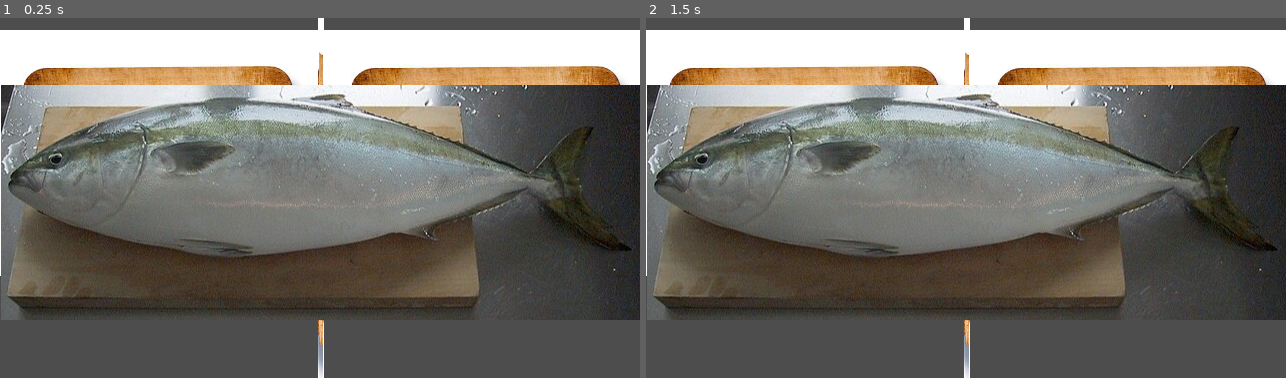
Above: before the commit, frames 1-2 (left to right).
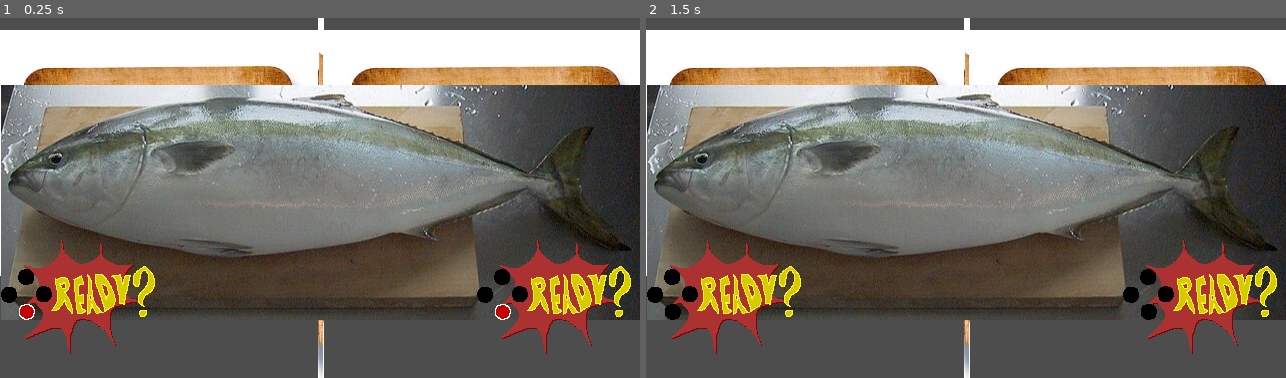
Above: after the commit, the same moments.

Repository: Fullbust505/GameJam2026
Game: Godot game, scene res://scenes/cam_template.tscn
The game is run twice, just before and just after one commit, with the same random seed, the same clock (stepped at 60 frames per second) and the same inputs.
Inputs:
- Up to frame 1 (0.25 s): no input
- Up to frame 2 (1.5 s): no input

The runs differ from the first frame. In frame 1, 6.2% of the frame differs, in the area x 0-99%, y 61-94%; in frame 2, 6.2%.

Commit message:
save system

Diff:
--- /dev/null
+++ b/monsieur-monstre-jeux/game_state.json
@@ -0,0 +1,30 @@
+{
+	"players": {
+		"p1": {
+			"money": 0.0,
+			"organ_number": 6.0,
+			"organs": {
+				"arms": true,
+				"eyes": true,
+				"heart": true,
+				"legs": true,
+				"lungs": true,
+				"pancreas": true
+			},
+			"score": 0.0
+		},
+		"p2": {
+			"money": 0.0,
+			"organ_number": 6.0,
+			"organs": {
+				"arms": true,
+				"eyes": true,
+				"heart": true,
+				"legs": true,
+				"lungs": true,
+				"pancreas": true
+			},
+			"score": 0.0
+		}
+	}
+}
--- a/monsieur-monstre-jeux/project.godot
+++ b/monsieur-monstre-jeux/project.godot
@@ -19,6 +19,7 @@
 
 window/size/viewport_width=640
 window/size/viewport_height=360
+window/stretch/aspect="expand"
 
 [input]
 
--- a/monsieur-monstre-jeux/scenes/cam_template.tscn
+++ b/monsieur-monstre-jeux/scenes/cam_template.tscn
@@ -4,6 +4,75 @@
 [ext_resource type="PackedScene" uid="uid://duj8xj1kbg5w8" path="res://scenes/cuisine_level.tscn" id="2_aep5y"]
 [ext_resource type="Texture2D" uid="uid://cp1xeoun8ih63" path="res://sprites/cutting board.jpg" id="3_rcbem"]
 [ext_resource type="Texture2D" uid="uid://66s4ikqhwo6s" path="res://sprites/500px-Seriola_on_cutting_board.png" id="4_rcbem"]
+[ext_resource type="Texture2D" uid="uid://b2b1s0ung34ie" path="res://assets/sprites/ready.png" id="5_ju86i"]
+
+[sub_resource type="AtlasTexture" id="AtlasTexture_ju86i"]
+atlas = ExtResource("5_ju86i")
+region = Rect2(336, 0, 168, 128)
+
+[sub_resource type="AtlasTexture" id="AtlasTexture_pcx2e"]
+atlas = ExtResource("5_ju86i")
+region = Rect2(0, 0, 168, 128)
+
+[sub_resource type="AtlasTexture" id="AtlasTexture_6e2um"]
+atlas = ExtResource("5_ju86i")
+region = Rect2(168, 0, 168, 128)
+
+[sub_resource type="SpriteFrames" id="SpriteFrames_qs1bp"]
+animations = [{
+"frames": [{
+"duration": 1.0,
+"texture": SubResource("AtlasTexture_ju86i")
+}],
+"loop": true,
+"name": &"ready",
+"speed": 5.0
+}, {
+"frames": [{
+"duration": 1.0,
+"texture": SubResource("AtlasTexture_pcx2e")
+}, {
+"duration": 1.0,
+"texture": SubResource("AtlasTexture_6e2um")
+}],
+"loop": true,
+"name": &"waiting",
+"speed": 4.0
+}]
+
+[sub_resource type="AtlasTexture" id="AtlasTexture_7kplc"]
+atlas = ExtResource("5_ju86i")
+region = Rect2(336, 0, 168, 128)
+
+[sub_resource type="AtlasTexture" id="AtlasTexture_h8800"]
+atlas = ExtResource("5_ju86i")
+region = Rect2(0, 0, 168, 128)
+
+[sub_resource type="AtlasTexture" id="AtlasTexture_kp0td"]
+atlas = ExtResource("5_ju86i")
+region = Rect2(168, 0, 168, 128)
+
+[sub_resource type="SpriteFrames" id="SpriteFrames_8dd3u"]
+animations = [{
+"frames": [{
+"duration": 1.0,
+"texture": SubResource("AtlasTexture_7kplc")
+}],
+"loop": true,
+"name": &"ready",
+"speed": 5.0
+}, {
+"frames": [{
+"duration": 1.0,
+"texture": SubResource("AtlasTexture_h8800")
+}, {
+"duration": 1.0,
+"texture": SubResource("AtlasTexture_kp0td")
+}],
+"loop": true,
+"name": &"waiting",
+"speed": 4.0
+}]
 
 [node name="Node" type="Node" unique_id=1193111562]
 script = ExtResource("1_n5pg7")
@@ -23,12 +92,6 @@
 [node name="P1Cam" type="Camera2D" parent="HBoxContainer/P1_view_container/P1_view" unique_id=1998250280]
 
 [node name="Level" parent="HBoxContainer/P1_view_container/P1_view" unique_id=2062969420 instance=ExtResource("2_aep5y")]
-
-[node name="Sprite2D" type="Sprite2D" parent="HBoxContainer" unique_id=307835672]
-position = Vector2(321, 179)
-rotation = 3.1415927
-scale = Vector2(0.01, -1)
-texture = ExtResource("3_rcbem")
 
 [node name="P2_view_container" type="SubViewportContainer" parent="HBoxContainer" unique_id=1012394501]
 layout_mode = 2
@@ -53,10 +116,27 @@
 horizontal_alignment = 1
 vertical_alignment = 1
 
+[node name="Sprite2D" type="Sprite2D" parent="." unique_id=307835672]
+position = Vector2(321, 179)
+rotation = -3.1415925
+scale = Vector2(0.01, -1)
+texture = ExtResource("3_rcbem")
+
 [node name="tuto" type="Sprite2D" parent="." unique_id=1217964979]
+z_index = 1
 position = Vector2(321, 185)
 texture = ExtResource("4_rcbem")
 
-[node name="p1readiness" type="Sprite2D" parent="." unique_id=1748155364]
+[node name="p1readiness" type="AnimatedSprite2D" parent="." unique_id=2005211767]
+z_index = 2
+position = Vector2(84, 280)
+sprite_frames = SubResource("SpriteFrames_qs1bp")
+animation = &"waiting"
+autoplay = "waiting"
 
-[node name="p2readiness" type="Sprite2D" parent="." unique_id=1895988079]
+[node name="p2readiness" type="AnimatedSprite2D" parent="." unique_id=1642119897]
+z_index = 2
+position = Vector2(560, 280)
+sprite_frames = SubResource("SpriteFrames_8dd3u")
+animation = &"waiting"
+autoplay = "waiting"
--- a/monsieur-monstre-jeux/scripts/cut_logic.gd
+++ b/monsieur-monstre-jeux/scripts/cut_logic.gd
@@ -5,6 +5,8 @@
 @onready var p1_readiness = $"../../../../p1readiness"
 @onready var p2_readiness = $"../../../../p2readiness"
 @export var number_of_cuts = randi_range(3, 9)
+var json_path = "res://game_state.json"
+var gamestate : Dictionary = {}
 
 var timeouts = 0
 var p1_ready = false
@@ -13,6 +15,9 @@
 var finish_p2 = false
 
 func _ready() -> void:
+	open_json(json_path)
+	p1_readiness.animation = "waiting"
+	p2_readiness.animation = "waiting"
 	timer.wait_time = 4
 	print(number_of_cuts)
 
@@ -70,22 +75,49 @@
 
 	if p2_diff < p1_diff:
 		winner = "p2"
+		gamestate["players"]["p2"]["score"]+=1
+		gamestate["players"]["p2"]["money"]+=300
 	else :
-		winner = "p1"
+		gamestate["players"]["p1"]["score"]+=1
+		gamestate["players"]["p1"]["money"]+=300
 
 	print(p1_cuts)
 	print(p2_cuts)
 	print(p1_diff)
 	print(p2_diff)
 	print(winner)
+	print(gamestate)
+
+	write_json(gamestate)
 
 
 func _on_p1_ready() -> void:
 	p1_ready = true
+	p1_readiness.animation = "ready"
 func _on_p2_ready() -> void:
 	p2_ready = true
+	p2_readiness.animation = "ready"
 
 func _on_finish_p1() -> void:
 	finish_p1=true
 func _on_finish_p2() -> void:
 	finish_p2 = true
+
+func open_json(json_path):
+	var file = FileAccess.open(json_path, FileAccess.READ)
+
+	var json = file.get_as_text()
+	var json_object = JSON.new()
+
+	json_object.parse(json)
+	gamestate = json_object.data
+	file.close()
+	print(gamestate)
+
+
+func write_json(gamestate):
+	var file = FileAccess.open("res://game_state_new.json", FileAccess.WRITE)
+	var json_text = JSON.stringify(gamestate, '\t')
+
+	file.store_string(json_text)
+	file.close()
--- a/monsieur-monstre-jeux/scripts/cut_p1.gd
+++ b/monsieur-monstre-jeux/scripts/cut_p1.gd
@@ -8,11 +8,15 @@
 signal ready_p1
 signal finish_p1
 
+
+func _ready() -> void:
+	pass
+
 # Called every frame. 'delta' is the elapsed time since the previous frame.
 func _physics_process(delta: float) -> void:
 	if not timer.is_stopped():
 		input_velocity = Vector2.ZERO
-		if Input.is_joy_button_pressed(player_index, JOY_BUTTON_A) and Input.is_action_just_pressed("game_main_button") and cut_positions.size() < minigame.number_of_cuts-1:
+		if Input.is_joy_button_pressed(player_index, JOY_BUTTON_A) and Input.is_action_just_pressed("game_main_button") and cut_positions.size() < minigame.number_of_cuts-1 and minigame.timeouts==1:
 			cut_positions.append(position.x)
 			print(cut_positions)
 		input_velocity += Input.get_joy_axis(player_index, JOY_AXIS_LEFT_X) * Vector2.RIGHT * 200
--- a/monsieur-monstre-jeux/scripts/cut_p2.gd
+++ b/monsieur-monstre-jeux/scripts/cut_p2.gd
@@ -12,7 +12,7 @@
 func _physics_process(delta: float) -> void:
 	if not timer.is_stopped():
 		input_velocity = Vector2.ZERO
-		if Input.is_joy_button_pressed(player_index, JOY_BUTTON_A) and Input.is_action_just_pressed("game_main_button") and cut_positions.size() < minigame.number_of_cuts-1:
+		if Input.is_joy_button_pressed(player_index, JOY_BUTTON_A) and Input.is_action_just_pressed("game_main_button") and cut_positions.size() < minigame.number_of_cuts-1 and minigame.timeouts==1:
 			cut_positions.append(position.x)
 			print(cut_positions)
 		input_velocity += Input.get_joy_axis(player_index, JOY_AXIS_LEFT_X) * Vector2.RIGHT * 200
Not shown, added: monsieur-monstre-jeux/assets/sfx/British_troops_may_have_received_contaminated_blood_from_American_donors.ogg.mp3.import
Not shown, added: monsieur-monstre-jeux/assets/sfx/ambience.mp3.import
Not shown, added: monsieur-monstre-jeux/assets/sfx/bubble.mp3.import
Not shown, added: monsieur-monstre-jeux/assets/sprites/arm.png.import
Not shown, added: monsieur-monstre-jeux/assets/sprites/back.png.import
Not shown, added: monsieur-monstre-jeux/assets/sprites/border.png.import
Not shown, added: monsieur-monstre-jeux/assets/sprites/eye.png.import
Not shown, added: monsieur-monstre-jeux/assets/sprites/geiger.png.import
Not shown, added: monsieur-monstre-jeux/assets/sprites/geiger_hand.png.import
Not shown, added: monsieur-monstre-jeux/assets/sprites/heart.png.import
Not shown, added: monsieur-monstre-jeux/assets/sprites/legs.png.import
Not shown, added: monsieur-monstre-jeux/assets/sprites/pancreas.png.import
(and 10 more such lines)
